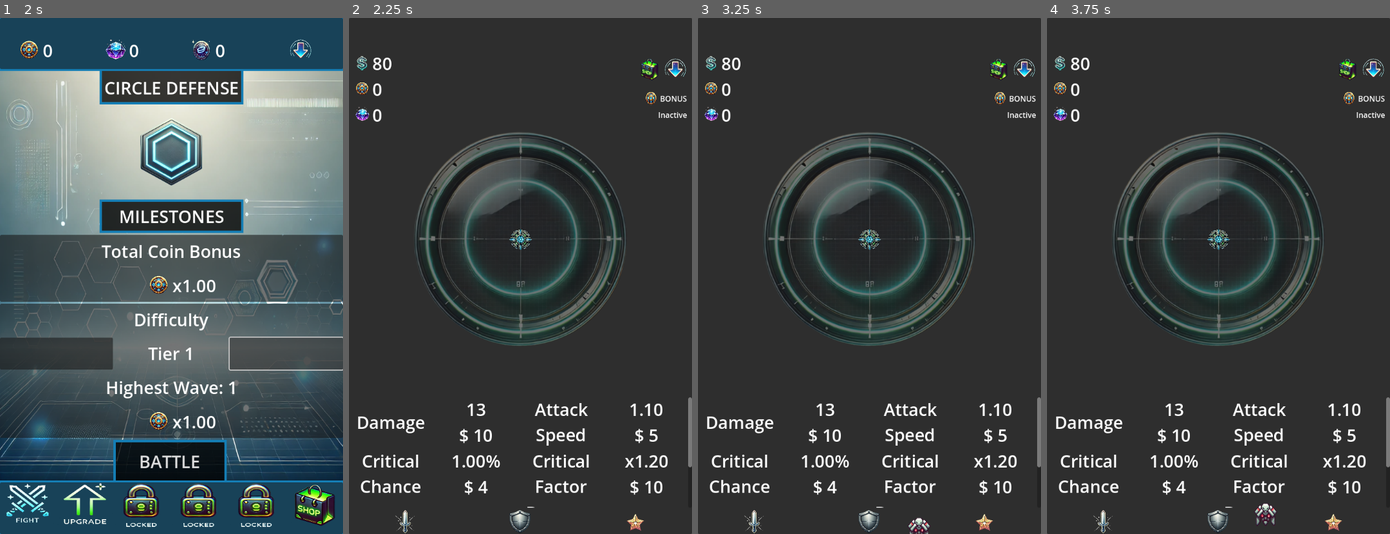
Above: before the commit, frames 1-4 (left to right).
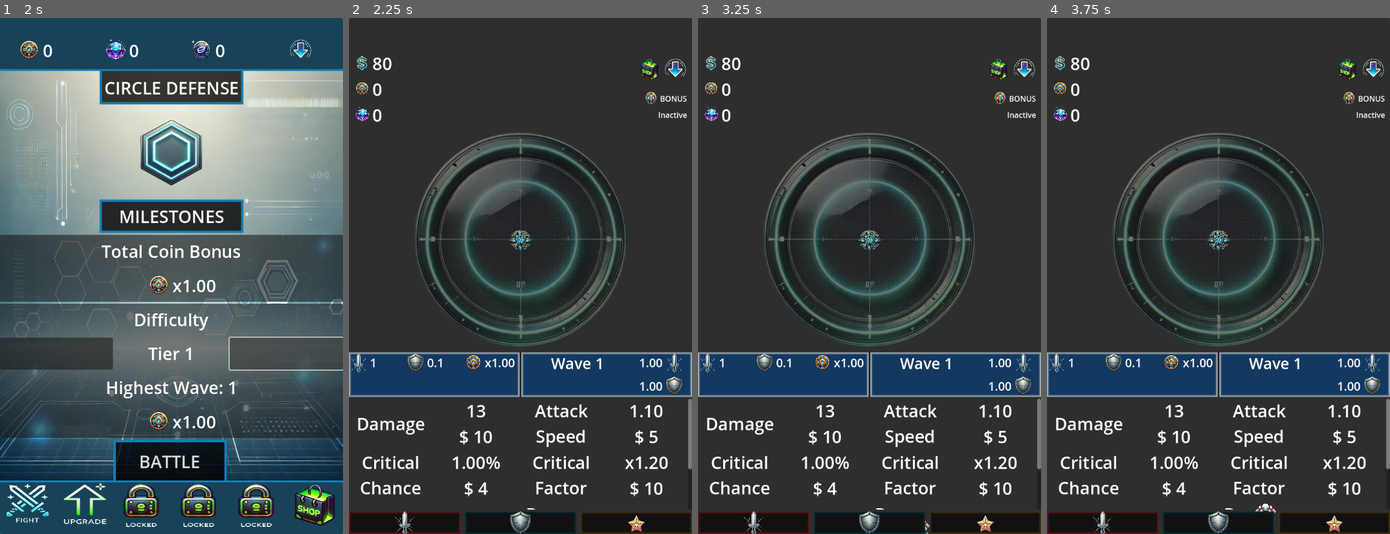
Above: after the commit, the same moments.

Repository: ascyrax/circle-defence
Game: Godot game, scene res://main.tscn
Same seed, same stepped clock (60 frames per second), same inputs: the game is played once before the commit and once after it.
Inputs (mouse positions are in pixels of both pictures, inside the frame that each line leads up to):
- Up to frame 1 (2 s): click (54, 353) at 0.5 s; click (284, 353) at 1.25 s
- Up to frame 2 (2.25 s): click "BATTLE" at 2 s
- Up to frame 3 (3.25 s): tap Enter at 2.75 s
- Up to frame 4 (3.75 s): no input

Frame 1 is identical in both runs. In frame 2, 16% of the frame differs, in the area x 0-100%, y 22-100%; in frame 3, 16%; in frame 4, 16%.

Commit message:
gameplay design changes

Diff:
--- a/gamePlay.tscn
+++ b/gamePlay.tscn
@@ -12,6 +12,49 @@
 [ext_resource type="Texture2D" uid="uid://db8pvuymvargn" path="res://art/menuIcons/defenseNoBg.png" id="10_jb71w"]
 [ext_resource type="Texture2D" uid="uid://dntv0ifkwehxi" path="res://art/menuIcons/specialNoBg.png" id="11_m7p7c"]
 
+[sub_resource type="StyleBoxFlat" id="StyleBoxFlat_f4xab"]
+bg_color = Color(0.0749501, 0.221667, 0.379421, 1)
+border_width_left = 5
+border_width_top = 5
+border_width_right = 5
+border_width_bottom = 5
+border_blend = true
+
+[sub_resource type="StyleBoxFlat" id="StyleBoxFlat_uyycm"]
+bg_color = Color(0.0745098, 0.223529, 0.380392, 1)
+border_width_left = 5
+border_width_top = 5
+border_width_right = 5
+border_width_bottom = 5
+border_blend = true
+
+[sub_resource type="StyleBoxFlat" id="StyleBoxFlat_tjbum"]
+bg_color = Color(0.0666667, 0.0666667, 0.0666667, 1)
+border_width_left = 5
+border_width_top = 5
+border_width_right = 5
+border_width_bottom = 5
+border_color = Color(0.455621, 0.0791371, 0.1225, 1)
+border_blend = true
+
+[sub_resource type="StyleBoxFlat" id="StyleBoxFlat_eqcre"]
+bg_color = Color(0.0666667, 0.0666667, 0.0666667, 1)
+border_width_left = 5
+border_width_top = 5
+border_width_right = 5
+border_width_bottom = 5
+border_color = Color(0.0132197, 0.218618, 0.230972, 1)
+border_blend = true
+
+[sub_resource type="StyleBoxFlat" id="StyleBoxFlat_fhhb4"]
+bg_color = Color(0.0666667, 0.0666667, 0.0666667, 1)
+border_width_left = 5
+border_width_top = 5
+border_width_right = 5
+border_width_bottom = 5
+border_color = Color(0.289463, 0.226826, 0.0741805, 1)
+border_blend = true
+
 [node name="GamePlay" type="Control"]
 layout_mode = 3
 anchors_preset = 15
@@ -72,7 +115,7 @@
 layout_mode = 2
 size_flags_horizontal = 2
 theme_override_font_sizes/font_size = 36
-text = "1430"
+text = "80"
 
 [node name="Coin" type="HBoxContainer" parent="Panel/VBoxContainer/MarginContainer/HBoxContainer/VBoxContainer"]
 layout_mode = 2
@@ -91,7 +134,8 @@
 layout_mode = 2
 size_flags_horizontal = 2
 theme_override_font_sizes/font_size = 36
-text = "240"
+text = "0
+"
 
 [node name="Gem" type="HBoxContainer" parent="Panel/VBoxContainer/MarginContainer/HBoxContainer/VBoxContainer"]
 layout_mode = 2
@@ -110,7 +154,7 @@
 layout_mode = 2
 size_flags_horizontal = 2
 theme_override_font_sizes/font_size = 36
-text = "39"
+text = "0"
 
 [node name="VBoxContainer2" type="VBoxContainer" parent="Panel/VBoxContainer/MarginContainer/HBoxContainer"]
 layout_mode = 2
@@ -175,6 +219,162 @@
 layout_mode = 2
 size_flags_vertical = 3
 
+[node name="Player" type="Panel" parent="Panel/VBoxContainer/Details"]
+layout_mode = 2
+size_flags_horizontal = 3
+theme_override_styles/panel = SubResource("StyleBoxFlat_f4xab")
+
+[node name="PlayerDetails" type="VBoxContainer" parent="Panel/VBoxContainer/Details/Player"]
+layout_mode = 1
+anchors_preset = 15
+anchor_right = 1.0
+anchor_bottom = 1.0
+grow_horizontal = 2
+grow_vertical = 2
+size_flags_horizontal = 3
+
+[node name="HBoxContainer" type="HBoxContainer" parent="Panel/VBoxContainer/Details/Player/PlayerDetails"]
+layout_mode = 2
+size_flags_vertical = 3
+
+[node name="Attack" type="HBoxContainer" parent="Panel/VBoxContainer/Details/Player/PlayerDetails/HBoxContainer"]
+layout_mode = 2
+size_flags_horizontal = 3
+
+[node name="Icon" type="TextureRect" parent="Panel/VBoxContainer/Details/Player/PlayerDetails/HBoxContainer/Attack"]
+custom_minimum_size = Vector2(40, 40)
+layout_mode = 2
+size_flags_horizontal = 4
+size_flags_vertical = 4
+texture = ExtResource("9_3op3i")
+expand_mode = 1
+
+[node name="Value" type="Label" parent="Panel/VBoxContainer/Details/Player/PlayerDetails/HBoxContainer/Attack"]
+layout_mode = 2
+size_flags_horizontal = 3
+size_flags_vertical = 1
+theme_override_font_sizes/font_size = 25
+text = "1"
+vertical_alignment = 1
+
+[node name="Regenaration" type="HBoxContainer" parent="Panel/VBoxContainer/Details/Player/PlayerDetails/HBoxContainer"]
+layout_mode = 2
+size_flags_horizontal = 3
+
+[node name="Icon" type="TextureRect" parent="Panel/VBoxContainer/Details/Player/PlayerDetails/HBoxContainer/Regenaration"]
+custom_minimum_size = Vector2(40, 40)
+layout_mode = 2
+size_flags_horizontal = 4
+size_flags_vertical = 4
+texture = ExtResource("10_jb71w")
+expand_mode = 1
+
+[node name="Value" type="Label" parent="Panel/VBoxContainer/Details/Player/PlayerDetails/HBoxContainer/Regenaration"]
+layout_mode = 2
+size_flags_horizontal = 3
+size_flags_vertical = 1
+theme_override_font_sizes/font_size = 25
+text = "0.1"
+vertical_alignment = 1
+
+[node name="CoinMultiplier" type="HBoxContainer" parent="Panel/VBoxContainer/Details/Player/PlayerDetails/HBoxContainer"]
+layout_mode = 2
+size_flags_horizontal = 3
+
+[node name="Icon" type="TextureRect" parent="Panel/VBoxContainer/Details/Player/PlayerDetails/HBoxContainer/CoinMultiplier"]
+custom_minimum_size = Vector2(40, 40)
+layout_mode = 2
+size_flags_horizontal = 4
+size_flags_vertical = 4
+texture = ExtResource("3_fiwqa")
+expand_mode = 1
+
+[node name="Value" type="Label" parent="Panel/VBoxContainer/Details/Player/PlayerDetails/HBoxContainer/CoinMultiplier"]
+layout_mode = 2
+size_flags_horizontal = 3
+size_flags_vertical = 1
+theme_override_font_sizes/font_size = 25
+text = "x1.00"
+vertical_alignment = 1
+
+[node name="Control" type="Control" parent="Panel/VBoxContainer/Details/Player/PlayerDetails"]
+layout_mode = 2
+size_flags_vertical = 3
+
+[node name="Wave" type="Panel" parent="Panel/VBoxContainer/Details"]
+layout_mode = 2
+size_flags_horizontal = 3
+theme_override_styles/panel = SubResource("StyleBoxFlat_uyycm")
+
+[node name="WaveDetails" type="HBoxContainer" parent="Panel/VBoxContainer/Details/Wave"]
+layout_mode = 1
+anchors_preset = 15
+anchor_right = 1.0
+anchor_bottom = 1.0
+grow_horizontal = 2
+grow_vertical = 2
+size_flags_horizontal = 3
+size_flags_vertical = 3
+
+[node name="Wave" type="VBoxContainer" parent="Panel/VBoxContainer/Details/Wave/WaveDetails"]
+layout_mode = 2
+size_flags_horizontal = 3
+size_flags_stretch_ratio = 2.0
+
+[node name="WaveNo" type="Label" parent="Panel/VBoxContainer/Details/Wave/WaveDetails/Wave"]
+layout_mode = 2
+size_flags_vertical = 3
+theme_override_font_sizes/font_size = 32
+text = "Wave 1"
+horizontal_alignment = 1
+vertical_alignment = 1
+
+[node name="WaveTimer" type="Label" parent="Panel/VBoxContainer/Details/Wave/WaveDetails/Wave"]
+layout_mode = 2
+size_flags_vertical = 3
+
+[node name="Enemy" type="VBoxContainer" parent="Panel/VBoxContainer/Details/Wave/WaveDetails"]
+layout_mode = 2
+size_flags_horizontal = 3
+
+[node name="Attack" type="HBoxContainer" parent="Panel/VBoxContainer/Details/Wave/WaveDetails/Enemy"]
+layout_mode = 2
+size_flags_vertical = 3
+
+[node name="Value" type="Label" parent="Panel/VBoxContainer/Details/Wave/WaveDetails/Enemy/Attack"]
+layout_mode = 2
+size_flags_horizontal = 10
+theme_override_font_sizes/font_size = 25
+text = "1.00
+"
+
+[node name="Icon" type="TextureRect" parent="Panel/VBoxContainer/Details/Wave/WaveDetails/Enemy/Attack"]
+custom_minimum_size = Vector2(40, 40)
+layout_mode = 2
+size_flags_horizontal = 2
+size_flags_vertical = 4
+texture = ExtResource("9_3op3i")
+expand_mode = 1
+
+[node name="Health" type="HBoxContainer" parent="Panel/VBoxContainer/Details/Wave/WaveDetails/Enemy"]
+layout_mode = 2
+size_flags_vertical = 3
+
+[node name="Value" type="Label" parent="Panel/VBoxContainer/Details/Wave/WaveDetails/Enemy/Health"]
+layout_mode = 2
+size_flags_horizontal = 10
+theme_override_font_sizes/font_size = 25
+text = "1.00
+"
+
+[node name="Icon" type="TextureRect" parent="Panel/VBoxContainer/Details/Wave/WaveDetails/Enemy/Health"]
+custom_minimum_size = Vector2(40, 40)
+layout_mode = 2
+size_flags_horizontal = 2
+size_flags_vertical = 4
+texture = ExtResource("10_jb71w")
+expand_mode = 1
+
 [node name="Upgrades" type="Control" parent="Panel/VBoxContainer"]
 z_index = 1
 layout_mode = 2
@@ -186,26 +386,75 @@
 layout_mode = 2
 size_flags_vertical = 3
 size_flags_stretch_ratio = 0.5
-
-[node name="Attack" type="TextureRect" parent="Panel/VBoxContainer/UpgradeNav"]
+theme_override_constants/separation = 9
+
+[node name="Attack" type="Panel" parent="Panel/VBoxContainer/UpgradeNav"]
+layout_mode = 2
+size_flags_horizontal = 3
+theme_override_styles/panel = SubResource("StyleBoxFlat_tjbum")
+
+[node name="Attack" type="TextureRect" parent="Panel/VBoxContainer/UpgradeNav/Attack"]
 custom_minimum_size = Vector2(50, 50)
-layout_mode = 2
+layout_mode = 1
+anchors_preset = 8
+anchor_left = 0.5
+anchor_top = 0.5
+anchor_right = 0.5
+anchor_bottom = 0.5
+offset_left = -25.0
+offset_top = -25.0
+offset_right = 25.0
+offset_bottom = 25.0
+grow_horizontal = 2
+grow_vertical = 2
 size_flags_horizontal = 6
 size_flags_vertical = 4
 texture = ExtResource("9_3op3i")
 expand_mode = 1
 
-[node name="Defense" type="TextureRect" parent="Panel/VBoxContainer/UpgradeNav"]
+[node name="Defense" type="Panel" parent="Panel/VBoxContainer/UpgradeNav"]
+layout_mode = 2
+size_flags_horizontal = 3
+theme_override_styles/panel = SubResource("StyleBoxFlat_eqcre")
+
+[node name="Defense" type="TextureRect" parent="Panel/VBoxContainer/UpgradeNav/Defense"]
 custom_minimum_size = Vector2(50, 50)
-layout_mode = 2
+layout_mode = 1
+anchors_preset = 8
+anchor_left = 0.5
+anchor_top = 0.5
+anchor_right = 0.5
+anchor_bottom = 0.5
+offset_left = -25.0
+offset_top = -25.0
+offset_right = 25.0
+offset_bottom = 25.0
+grow_horizontal = 2
+grow_vertical = 2
 size_flags_horizontal = 6
 size_flags_vertical = 4
 texture = ExtResource("10_jb71w")
 expand_mode = 1
 
-[node name="Special" type="TextureRect" parent="Panel/VBoxContainer/UpgradeNav"]
+[node name="Special" type="Panel" parent="Panel/VBoxContainer/UpgradeNav"]
+layout_mode = 2
+size_flags_horizontal = 3
+theme_override_styles/panel = SubResource("StyleBoxFlat_fhhb4")
+
+[node name="Special" type="TextureRect" parent="Panel/VBoxContainer/UpgradeNav/Special"]
 custom_minimum_size = Vector2(50, 50)
-layout_mode = 2
+layout_mode = 1
+anchors_preset = 8
+anchor_left = 0.5
+anchor_top = 0.5
+anchor_right = 0.5
+anchor_bottom = 0.5
+offset_left = -25.0
+offset_top = -25.0
+offset_right = 25.0
+offset_bottom = 25.0
+grow_horizontal = 2
+grow_vertical = 2
 size_flags_horizontal = 6
 texture = ExtResource("11_m7p7c")
 expand_mode = 1
Not shown: 1 places in gamePlay.tscn that only renumber resources
